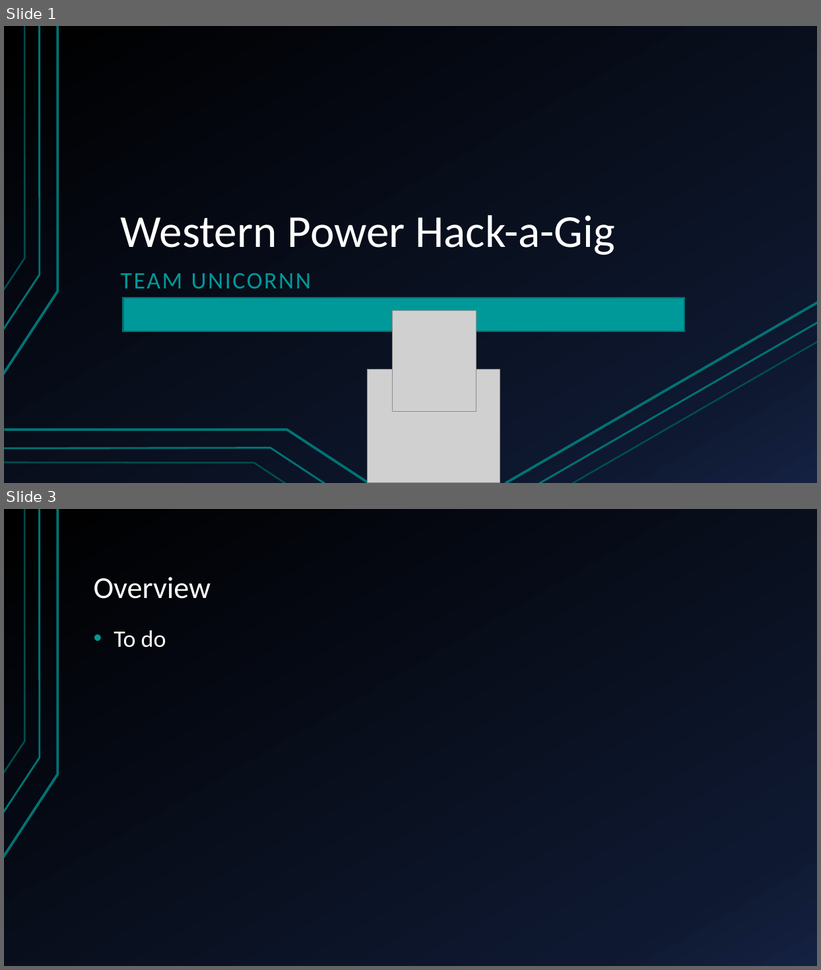
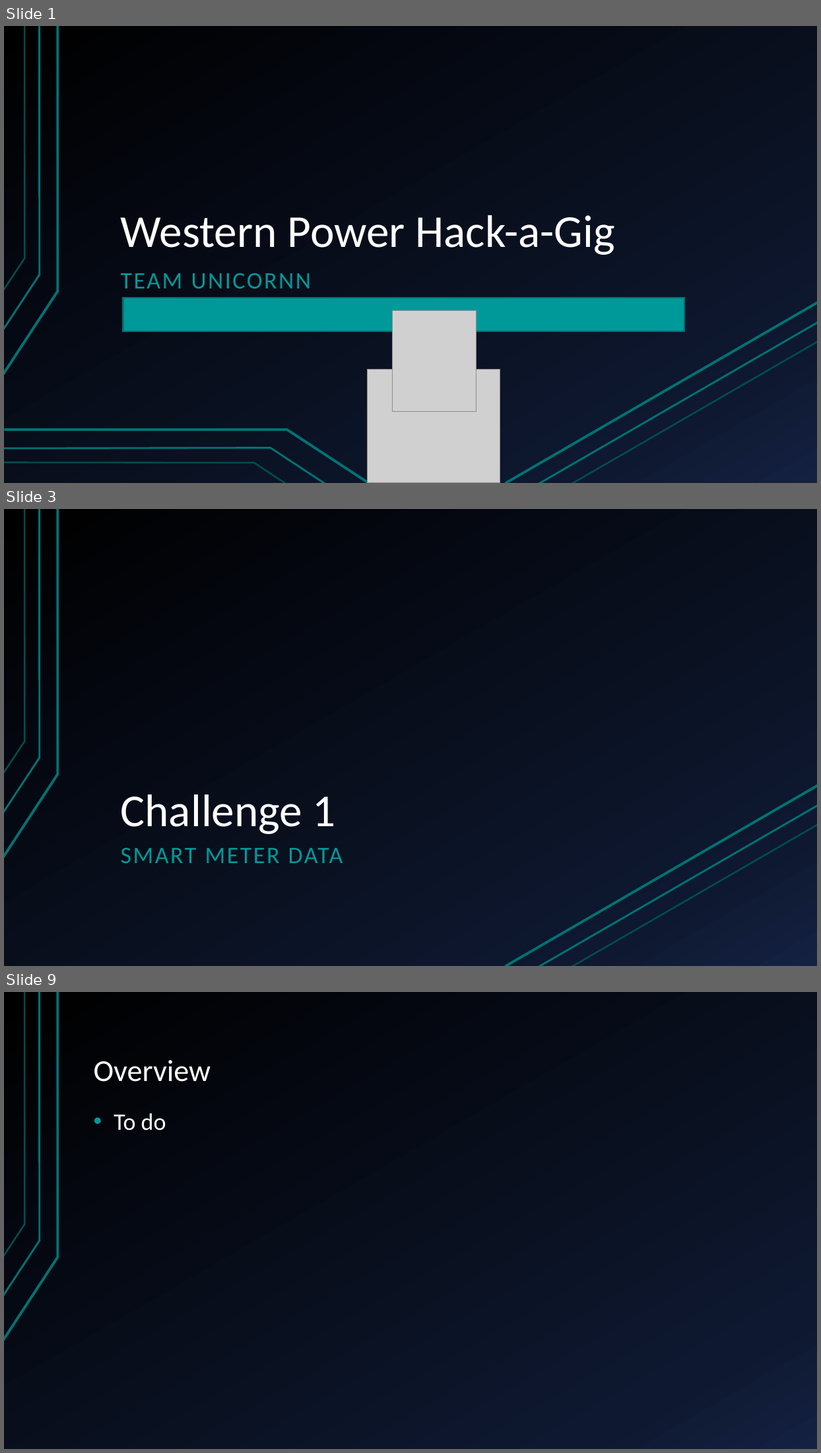
Before and after one commit to sofiary/teamunicornn, a slide deck: Western Power Hack-a-Gig Presentation.pptx. Shown one above the other, each under a label of ours: slides 1 and 3 before the commit, slides 1, 3 and 9 after it; the slides between them are not shown. The pictures are 821x970 and 821x1453 pixels, drawn with LibreOffice and Linux fonts; fonts in the diff are those of the drawing; grey boxes stand for pictures. Boxes give left, top, right and bottom in pixels: in the first picture for what was removed or moved away, otherwise in the second. Text is boxed around its words. In the diff, an @@ line names an element or a change of style, - is before the commit and + after.

```diff
--- a/Western Power Hack-a-Gig Presentation.pptx
+++ b/Western Power Hack-a-Gig Presentation.pptx
@@ slide 3 added at (x1=4, y1=509, x2=817, y2=966), background gradient #000000 to #0F1931 to #142242; not listed: 6 template elements that a slide beside it also shows @@
@@ title added at (x1=121, y1=795, x2=336, y2=834), 54 pt, text #FFFFFF @@
+Challenge 1
@@ text added at (x1=121, y1=848, x2=343, y2=863), 28 pt, text #009999 @@
+SMART METER DATA
@@ what was slide 3 is now slide 9 @@
```
Also in this commit, not shown: 8 slides changed, 7 other slides added, 1 slide removed.
